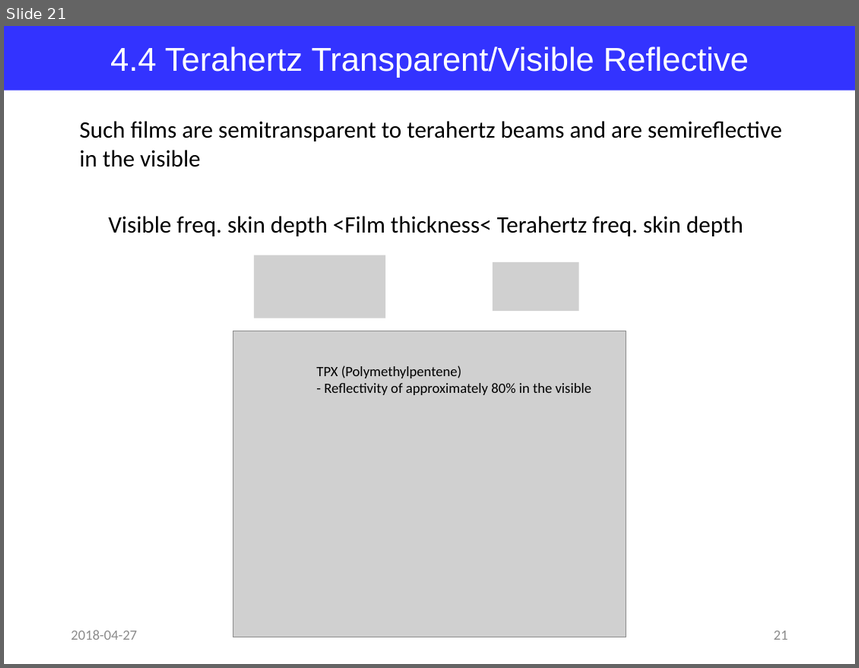
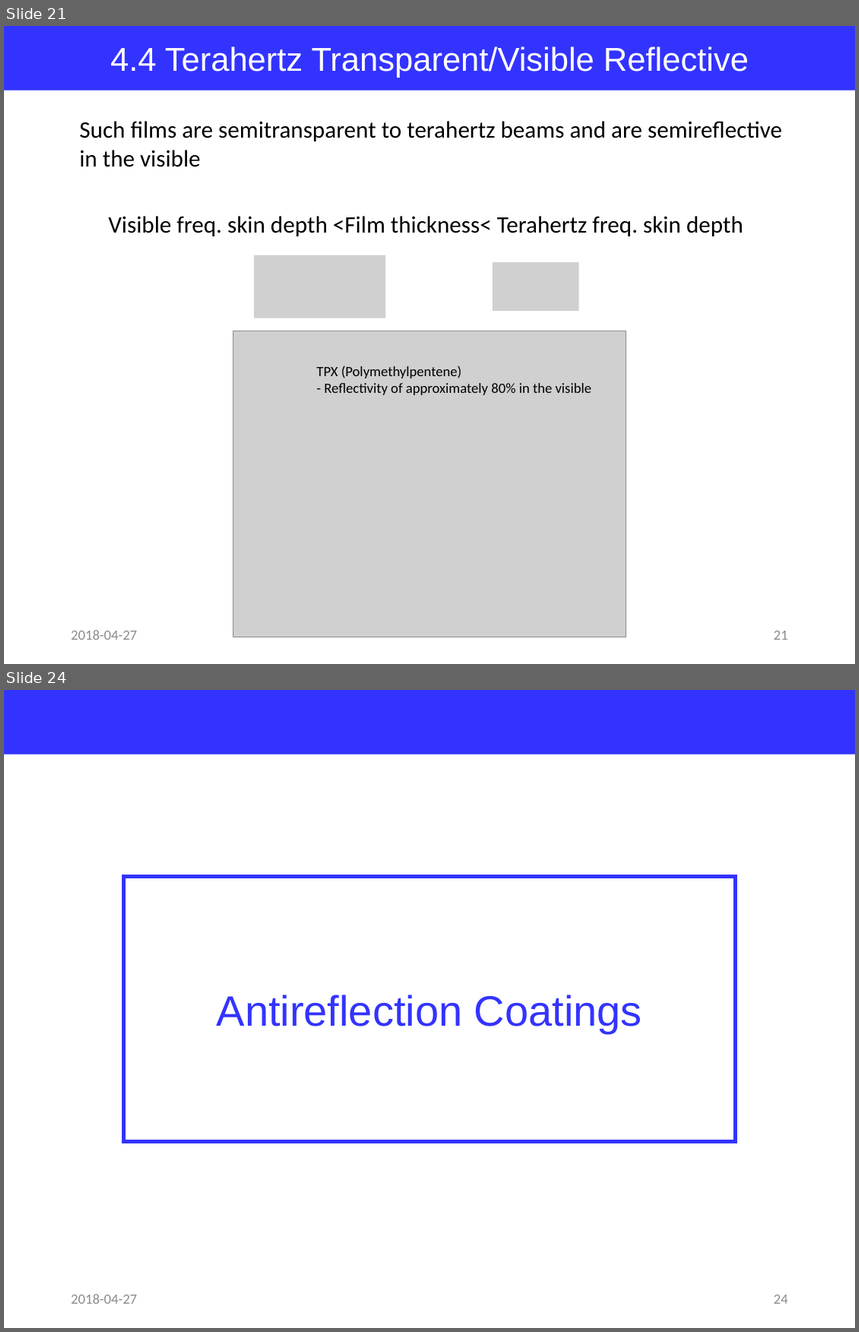
Before and after one commit to jglee96/NBTP_Lab, a slide deck: Terahertz Metrology/Ch8/Terahertz Metrology_Ch8.pptx. Shown one above the other, each under a label of ours: slide 21 before the commit, slides 21 and 24 after it; the slides between them are not shown. The pictures are 859x668 and 859x1332 pixels, drawn with LibreOffice and Linux fonts; fonts in the diff are those of the drawing; grey boxes stand for pictures. Boxes give left, top, right and bottom in pixels: in the first picture for what was removed or moved away, otherwise in the second. Text is boxed around its words. In the diff, an @@ line names an element or a change of style, - is before the commit and + after.

```diff
--- a/Terahertz Metrology/Ch8/Terahertz Metrology_Ch8.pptx
+++ b/Terahertz Metrology/Ch8/Terahertz Metrology_Ch8.pptx
@@ slide 24 added at [4,690,855,1328], background #FFFFFF @@
@@ rectangle added at [4,690,855,755], fill #3333FF @@
@@ rectangle added at [124,876,736,1142], outline #3333FF 3 pt, 36 pt, text #3333FF @@
+Antireflection Coatings
@@ text added at [71,1294,137,1304], 12 pt, text #8C8C8C @@
+2018-04-27
@@ page number added at [774,1295,788,1304], 12 pt, text #8C8C8C @@
+24
```
Also in this commit, not shown: 22 slides changed, 3 other slides added, 1 other file.
